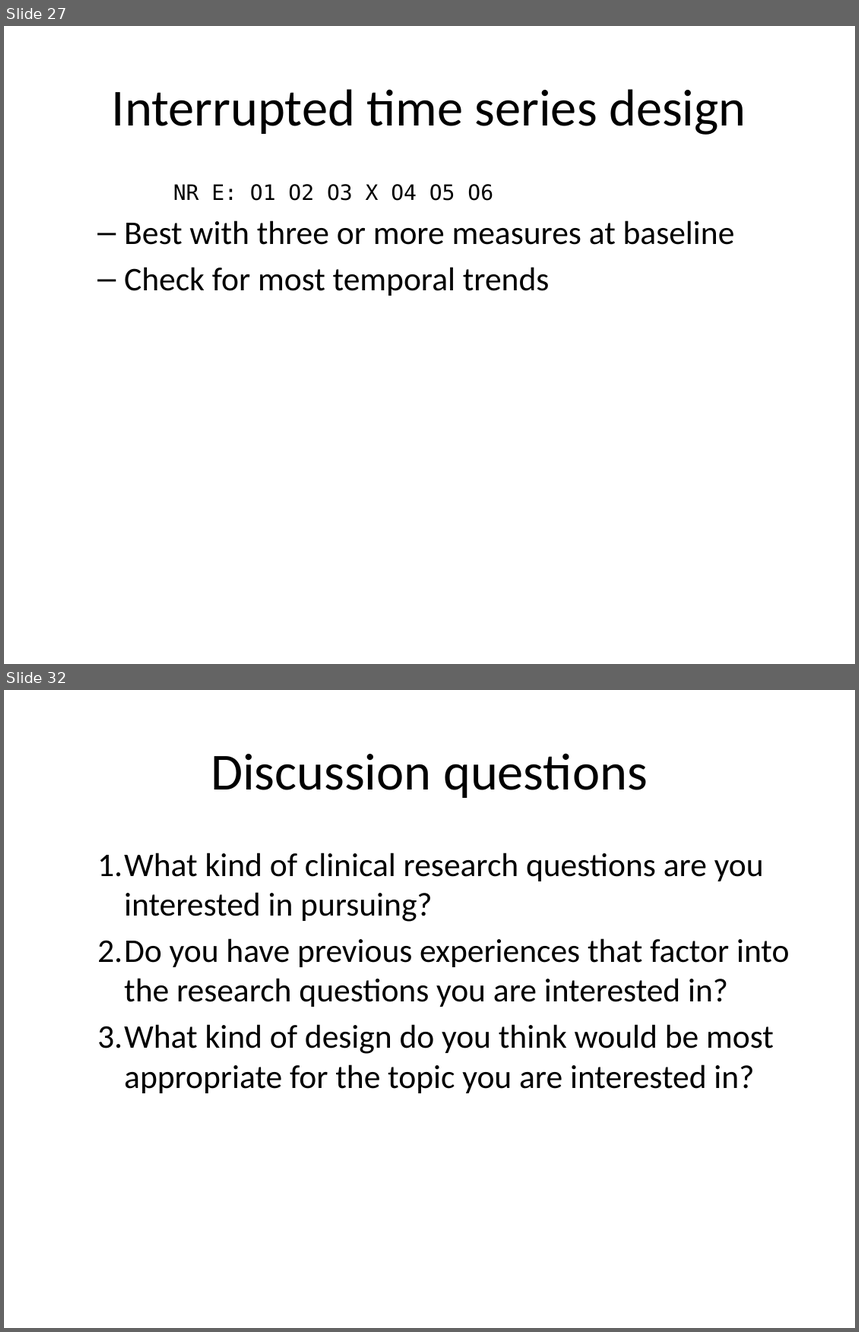
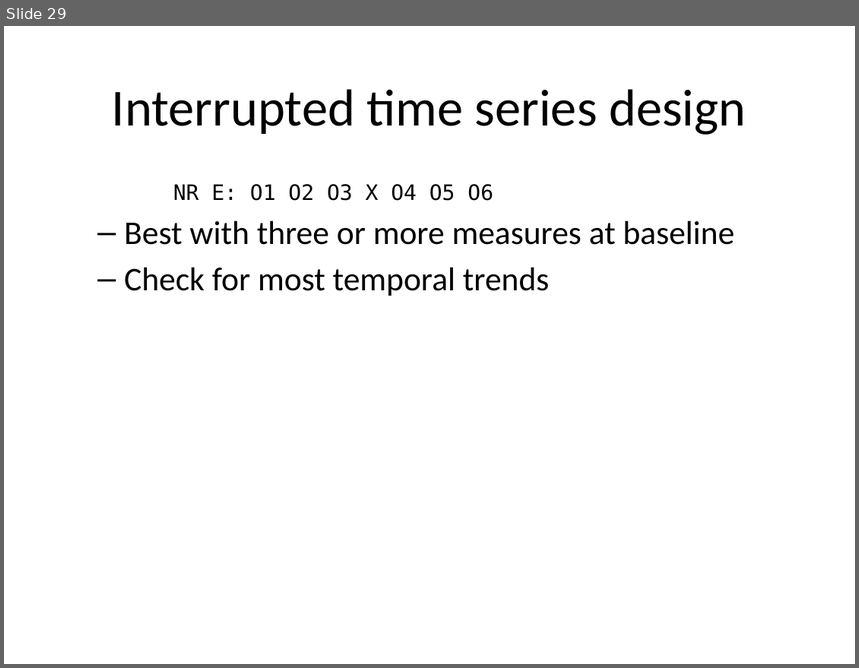
Before and after one commit to classes-medb/5510, a slide deck: src/video-05-quasi-experiments.pptx. Shown one above the other, each under a label of ours: slides 27 and 32 before the commit, slide 29 after it; the slides between them are not shown. The pictures are 859x1332 and 859x668 pixels, drawn with LibreOffice and Linux fonts; fonts in the diff are those of the drawing. Boxes give left, top, right and bottom in pixels: in the first picture for what was removed or moved away, otherwise in the second. Text is boxed around its words. In the diff, an @@ line names an element or a change of style, - is before the commit and + after.

```diff
--- a/src/video-05-quasi-experiments.pptx
+++ b/src/video-05-quasi-experiments.pptx
@@ slide 32 removed at (4, 690, 855, 1328), background #FFFFFF @@
@@ title removed at (211, 753, 648, 798) @@
-Discussion questions
@@ text removed at (97, 853, 789, 1094) @@
-  1. What kind of clinical research questions are you interested in pursuing?
-  2. Do you have previous experiences that factor into the research questions you are interested in?
-  3. What kind of design do you think would be most appropriate for the topic you are interested in?
@@ what was slide 27 is now slide 29 @@
```
Also in this commit, not shown: 5 slides changed, 7 slides added, 3 other slides removed, 6 other files.
